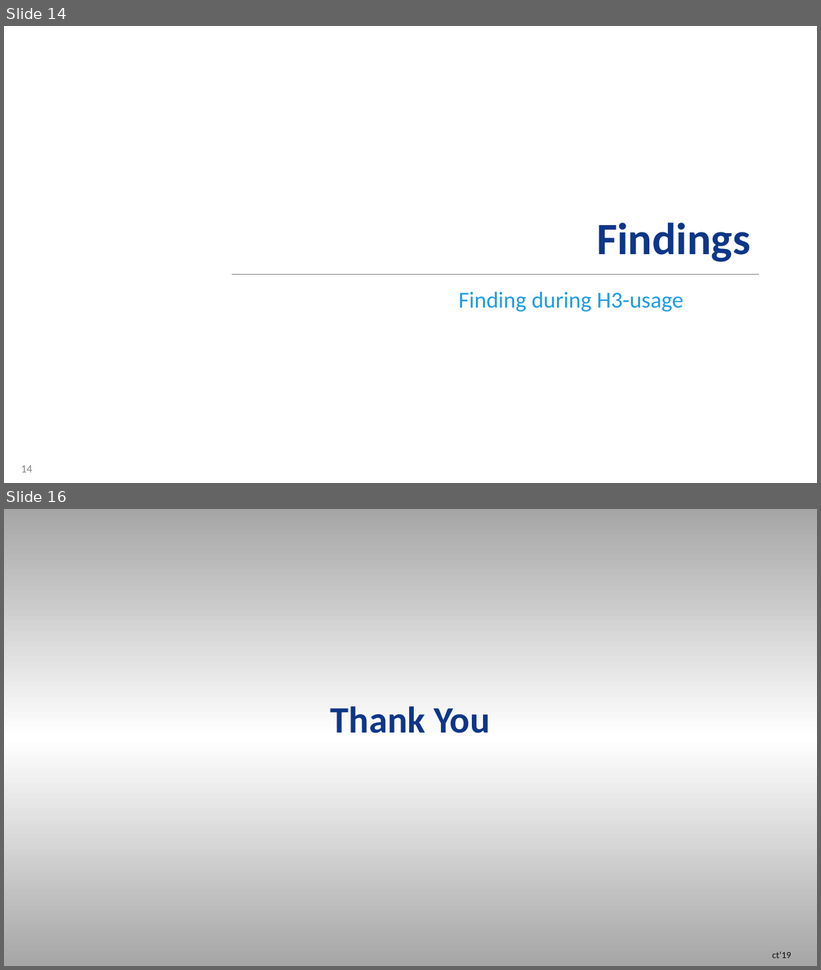
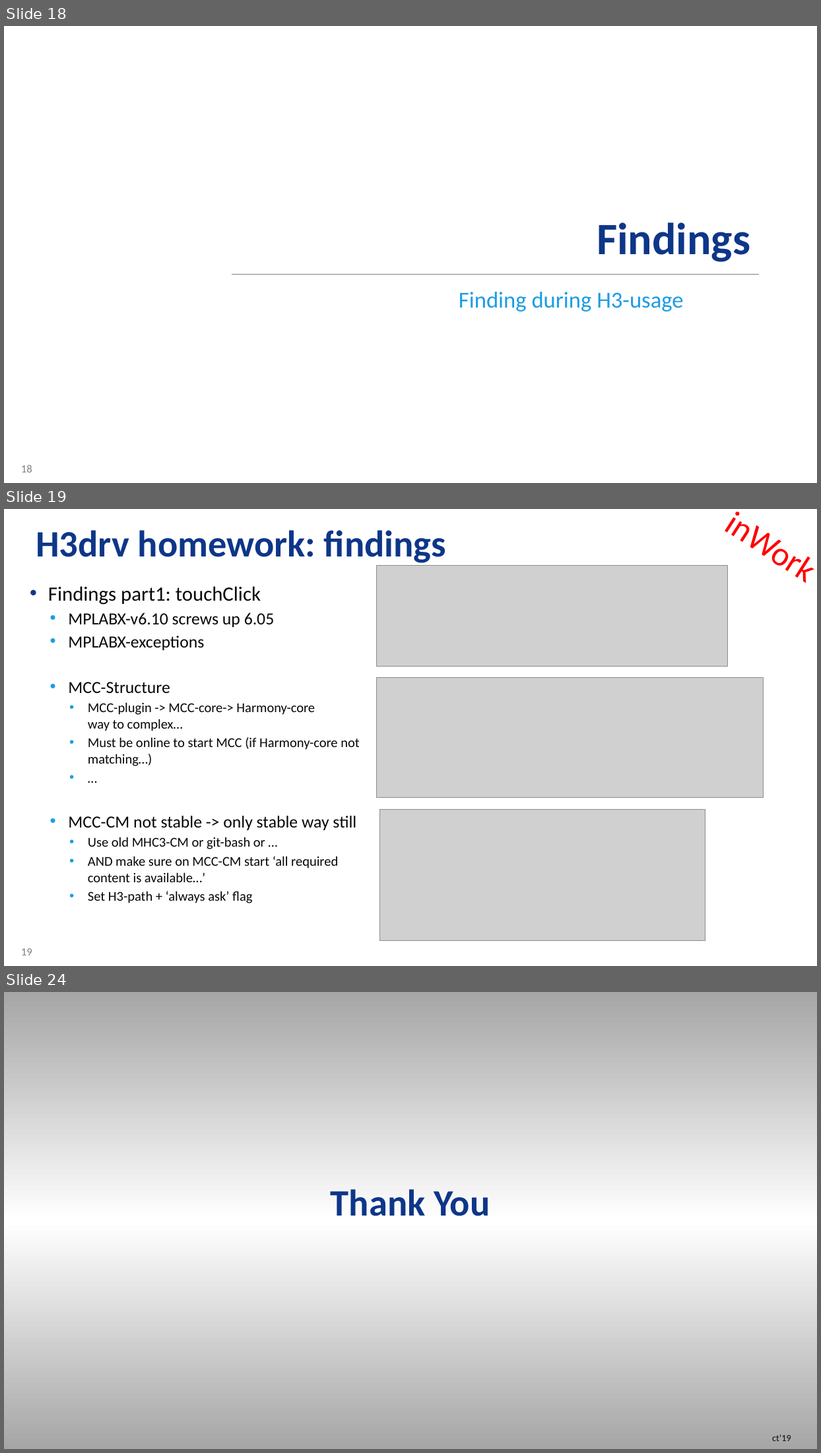
Before and after one commit to stefanluethin-microchip/h3_touch_samc21, a slide deck: H3drvHome_RZ-SL_C21_touch.pptx. Shown one above the other, each under a label of ours: slides 14 and 16 before the commit, slides 18, 19 and 24 after it; the slides between them are not shown. The pictures are 821x970 and 821x1453 pixels, drawn with LibreOffice and Linux fonts; fonts in the diff are those of the drawing; grey boxes stand for pictures; background and template pictures are left out. Boxes give left, top, right and bottom in pixels: in the first picture for what was removed or moved away, otherwise in the second. Text is boxed around its words. In the diff, an @@ line names an element or a change of style, - is before the commit and + after.

```diff
--- a/H3drvHome_RZ-SL_C21_touch.pptx
+++ b/H3drvHome_RZ-SL_C21_touch.pptx
@@ slide 19 added at [4,509,817,966], background #FFFFFF; not listed: 1 template element that a slide beside it also shows @@
@@ text added at [706,509,817,600], 40 pt, text #FF0000 @@
+inWork
@@ title added at [36,530,446,566], 44 pt, text #0E3689, bold @@
+H3drv homework: findings
@@ picture added at [377,566,727,666] @@
@@ text added at [48,586,359,904], 16 pt, text #070707 @@
+• Findings part1: touchClick
+  • MPLABX-v6.10 screws up 6.05
+  • MPLABX-exceptions
+  • MCC-Structure
+    • MCC-plugin -> MCC-core-> Harmony-core
+      way to complex…
+    • Must be online to start MCC (if Harmony-core not
+      matching…)
+    • …
+  • MCC-CM not stable -> only stable way still
+    • Use old MHC3-CM or git-bash or …
+    • AND make sure on MCC-CM start ‘all required
+      content is available…’
+    • Set H3-path + ‘always ask’ flag
@@ picture added at [377,678,764,798] @@
@@ picture added at [380,810,706,941] @@
@@ what was slide 14 is now slide 18 @@
@@ page number at [21,465,32,473]: text changed @@
-14
+18
@@ what was slide 16 is now slide 24 @@
```
Also in this commit, not shown: 7 slides changed, 7 other slides added.
